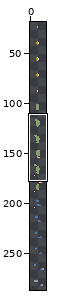
A sprite sheet gets an edit: assets/img/characters/harlow/harlow-1.png. The picture above shows the old version from afar; the outline marks the close-up.
Close-up. First the earlier version:
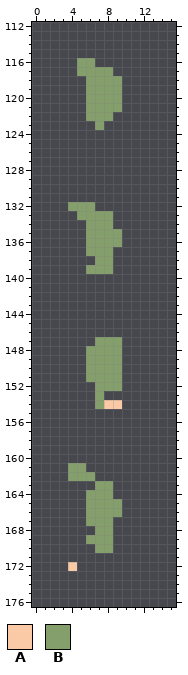
The file is 16x288 pixels. Shown: x 0..15, y 112..176. The old version is drawn lined up with the new one. The wide view leaves out empty margins.
Palette (. is transparent): A #f9caa5  B #849f6c
Pixels before, first column x 4:
116 .BB...
117 .BBBB.
118 ..BBBB
119 ..BBBB
120 ..BBBB
121 ..BBBB
122 ..BBB.
123 ...B..
124 ......
125 ......
126 ......
127 ......
128 ......
129 ......
130 ......
131 ......
132 BBB...
133 .BBBB.
134 ..BBB.
135 ..BBBB
136 ..BBBB
137 ..BBB.
138 ...BB.
139 ..BBB.
140 ......
141 ......
142 ......
143 ......
144 ......
145 ......
146 ......
147 ...BBB
148 ..BBBB
149 ..BBBB
150 ..BBBB
151 ..BBBB
152 ...BBB
153 ...B..
154 ...BAA
155 ......
156 ......
157 ......
158 ......
159 ......
160 ......
161 BB....
162 BBB...
163 ...BB.
164 ..BBB.
165 ..BBBB
166 ..BBBB
167 ..BBB.
168 ...BB.
169 ..BBB.
170 ...BB.
171 ......
172 A.....
The result:
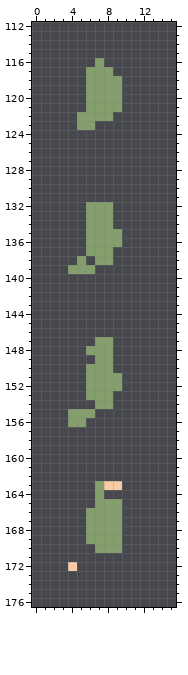
From old to new:
drawings rearranged on the sheet (the old picture shows each at its new place)
Changed rows in their new state; - is an unchanged pixel.
first column x 5:
116 ..B
117 .--
first column x 5:
122 B--
123 BB.
first column x 4:
132 ..-BB
133 -.---
first column x 4:
138 -B---
139 BB-..
first column x 4:
147 -----.
148 -----.
149 --.--.
150 -----.
152 --B---
153 --B-B-
154 ----B.
155 BBB---
156 BB----
first column x 4:
161 ..----
162 ...---
163 ----AA
164 --.-.-
165 --.---
167 -----B
168 --B--B
169 -----B
170 -----B
Pixel boxes of the changes (left, top, right, bottom) in both close-ups:
changed: (77, 58, 104, 76)
changed: (77, 112, 104, 130)
changed: (68, 202, 113, 274)
changed: (68, 337, 122, 427)
changed: (68, 463, 122, 553)
